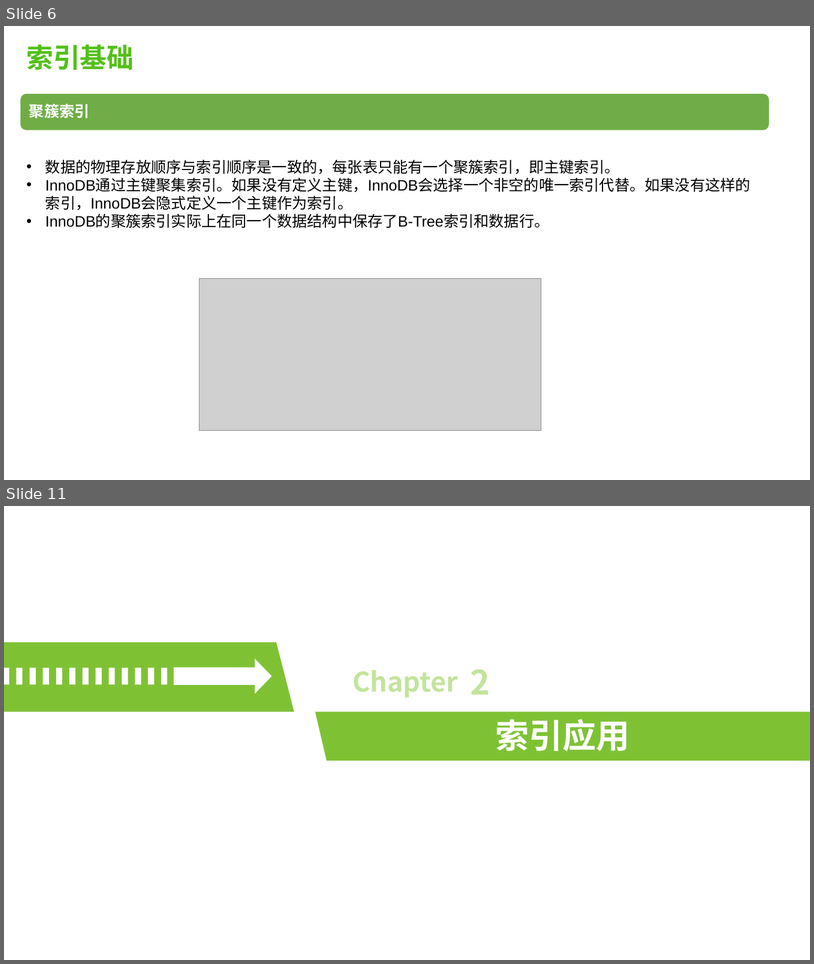
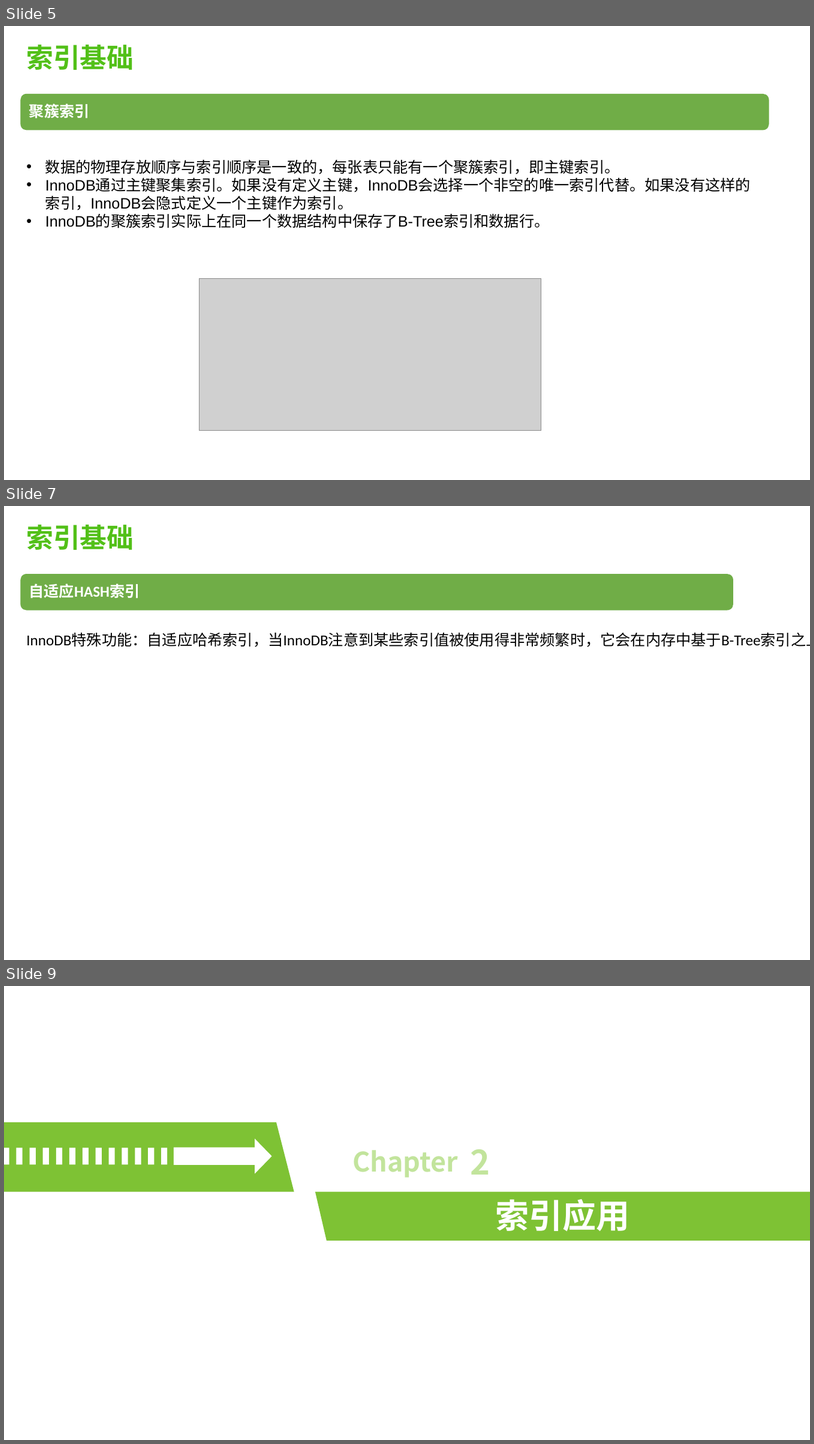
Before and after one commit to robertchengzy/kata, a slide deck: mysql-index.pptx. Shown one above the other, each under a label of ours: slides 6 and 11 before the commit, slides 5, 7 and 9 after it; the slides between them are not shown. The pictures are 814x964 and 814x1444 pixels, drawn with LibreOffice and Linux fonts; fonts in the diff are those of the drawing; grey boxes stand for pictures. Boxes give left, top, right and bottom in pixels: in the first picture for what was removed or moved away, otherwise in the second. Text is boxed around its words. In the diff, an @@ line names an element or a change of style, - is before the commit and + after.

```diff
--- a/mysql-index.pptx
+++ b/mysql-index.pptx
@@ slide 7 added at <box>4,506,810,960</box>, background #FFFFFF @@
@@ text added at <box>26,525,134,550</box>, 32 pt, text #52C018, bold @@
+索引基础
@@ rounded rectangle added at <box>20,574,734,610</box>, fill #70AD47 @@
@@ text added at <box>29,583,140,598</box>, 18 pt, text #FFFFFF, bold @@
+自适应HASH索引
@@ text added at <box>26,633,810,647</box>, 18 pt, text #000000 @@
+InnoDB特殊功能：自适应哈希索引，当InnoDB注意到某些索引值被使用得非常频繁时，它会在内存中基于B-Tree索引之上在创建一个哈希索引。
@@ what was slide 6 is now slide 5 @@
@@ what was slide 11 is now slide 9 @@
```
Also in this commit, not shown: 7 slides changed, 1 other slide added.
